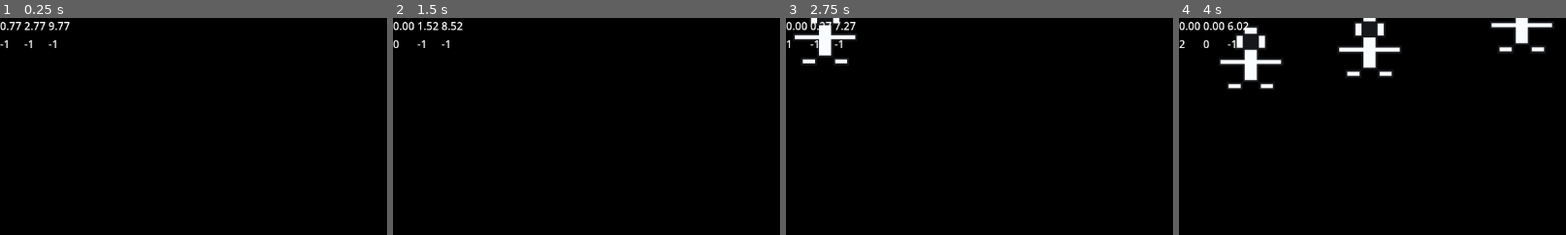
Above: before the commit, frames 1-4 (left to right).
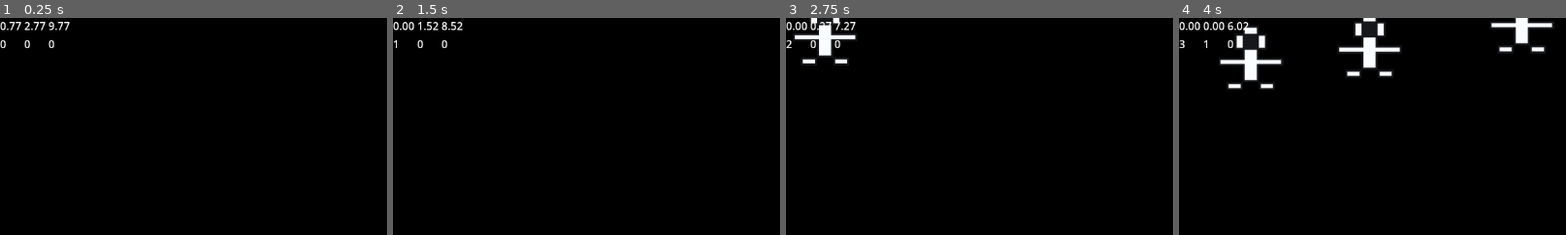
Above: after the commit, the same moments.

Repository: ThomasApplewhite/FIREBALL-Prototype
Game: Godot game, scene res://Source/Utils/dev_scene.tscn
Same seed, same stepped clock (60 frames per second), same inputs: the game is played once before the commit and once after it.
Inputs (mouse positions are % of the whole screen's width and height, from its top left):
- Up to frame 1 (0.25 s): no input
- Up to frame 2 (1.5 s): click (3, 94) at 0.52 s; click (10, 94) at 1.27 s
- Up to frame 3 (2.75 s): click (16, 94) at 2.02 s
- Up to frame 4 (4 s): click (3, 94) at 2.77 s; click (10, 94) at 3.52 s
The pictures show only the part of the screen within x 0-50%, y 0-50%; the shares and areas given below are measured in that part.

The runs differ from the first frame. In frame 1, 0.2% of the frame differs, in the area x 0-15%, y 10-14%; in frame 2, 0.2%; in frame 3, 0.2%; in frame 4, 0.1%.

Commit message:
Refactored Spell Cooldown Redjustions to Adjustments. Positives and negatives are now more intuitive

Diff:
--- a/Assets/Spells/SpellData/magic_top_spell_data.tres
+++ b/Assets/Spells/SpellData/magic_top_spell_data.tres
@@ -8,6 +8,6 @@
 script = ExtResource("1_d2wbm")
 spell_name = "Magic Top"
 spell_cooldown = 3.0
-global_cooldown_reduction = -2.0
+global_cooldown_change = 2.0
 spell_icon = ExtResource("3_oyfj7")
 packed_spell = ExtResource("1_cegvl")
--- a/Assets/Spells/SpellData/stub_spell_data.tres
+++ b/Assets/Spells/SpellData/stub_spell_data.tres
@@ -8,5 +8,6 @@
 script = ExtResource("1_8luxm")
 spell_name = "Zap"
 spell_cooldown = 1.0
+global_cooldown_change = -1.0
 spell_icon = ExtResource("3_0op43")
 packed_spell = ExtResource("1_wk663")
--- a/Source/SpellProvider/spell_cooldown_timer.gd
+++ b/Source/SpellProvider/spell_cooldown_timer.gd
@@ -2,7 +2,7 @@
 
 var base_cooldowns :Array [float]
 var cooldowns : Array[float]
-var cooldown_reductions : Array[float]
+var cooldown_adjusts : Array[float]
 
 # Timer max will be the starting point for timer loops
 # Timers will automatically loop if reduced below cooldown_min to avoid
@@ -19,20 +19,20 @@
 	start(cooldown_timer_max)
 
 
-func init_cooldowns(array_size : int, new_base : Array[float], new_reductions : Array[float]):
+func init_cooldowns(array_size : int, new_base : Array[float], new_adjusts : Array[float]):
 	base_cooldowns = new_base
-	cooldown_reductions = new_reductions
+	cooldown_adjusts = new_adjusts
 	cooldowns.resize(array_size)
 	for i in array_size:
 		cooldowns[i] = cooldown_timer_max - base_cooldowns[i]
 
 
 func get_spell_stacks(index : int) -> int:
-	return floor((cooldowns[index] - get_time_left()) / base_cooldowns[index])
+	return floor((cooldowns[index] - get_time_left()) / base_cooldowns[index]) + 1
 
 
-func reduce_all_spell_cooldowns(cooldown_reduction : float):
-	var new_time = get_time_left() - cooldown_reduction
+func adjust_all_spell_cooldowns(cooldown_change : float):
+	var new_time = get_time_left() + cooldown_change
 	if new_time > reduced_cooldown_min:
 		start(new_time)
 	else:
@@ -47,9 +47,9 @@
 
 
 func adjust_cooldowns_from_spell_cast(index : int):
-	# Subtracting the global reduction prevents from making themselves cooldown faster
-	cooldowns[index] -= base_cooldowns[index] - cooldown_reductions[index]
-	reduce_all_spell_cooldowns(cooldown_reductions[index])
+	# "Subtracting" the global reduction prevents from making themselves cooldown faster
+	cooldowns[index] -= base_cooldowns[index] - cooldown_adjusts[index]
+	adjust_all_spell_cooldowns(cooldown_adjusts[index])
 
 
 func _on_timer_timeout():
--- a/Source/SpellProvider/spell_provider.gd
+++ b/Source/SpellProvider/spell_provider.gd
@@ -35,7 +35,7 @@
 	reduce.resize(size)
 	for i in size:
 		base[i] = spell_datas[i].spell_cooldown
-		reduce[i] = spell_datas[i].global_cooldown_reduction
+		reduce[i] = spell_datas[i].global_cooldown_change
 	cooldown_timer.init_cooldowns(size, base, reduce)
 
 func get_cooldowns() -> Array[float]:
--- a/Source/Utils/spell_data.gd
+++ b/Source/Utils/spell_data.gd
@@ -4,6 +4,6 @@
 
 @export var spell_name : String
 @export var spell_cooldown : float
-@export var global_cooldown_reduction : float
+@export var global_cooldown_change : float
 @export var spell_icon : Texture2D
 @export var packed_spell : PackedScene
Not shown, changed: Docs/Home/DevelopmentDocs/NiceToHaves/PolishPassOctober2023.txt
